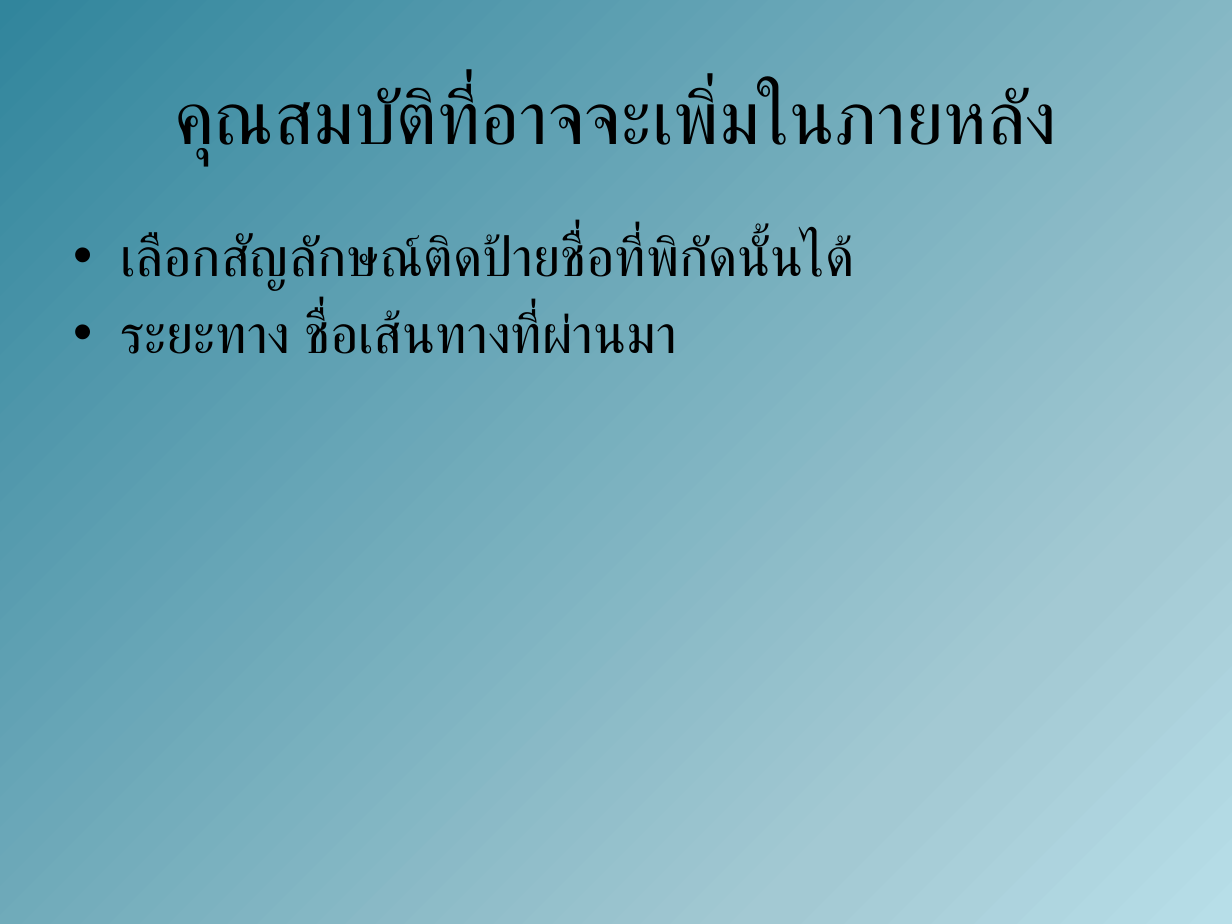
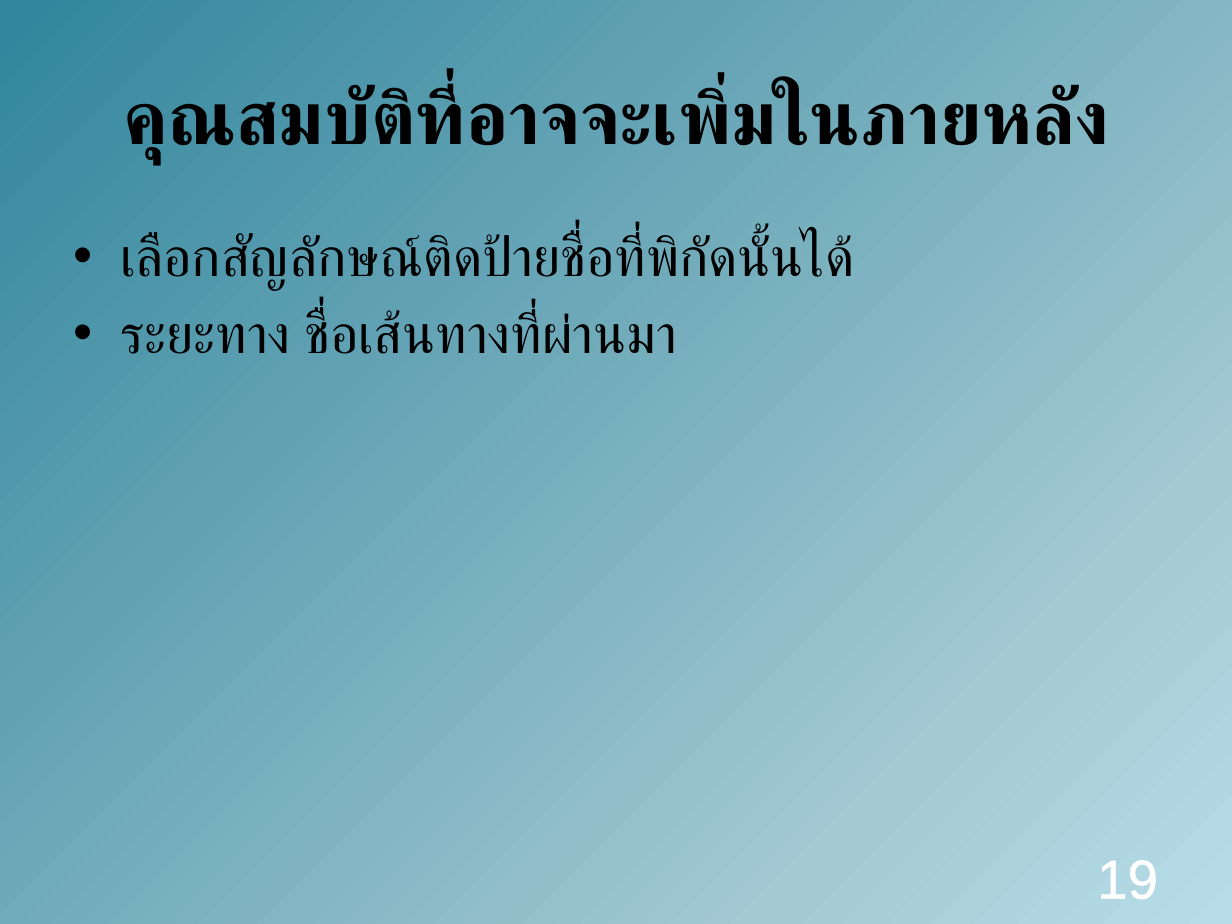
Before and after one commit to amfeelgood/Senior_Project, a slide deck: slide 19 of Doc/ProjectPresentation1.pptx (slide 17 before the commit). Drawn at 1232x924 pixels with LibreOffice and Linux fonts; fonts in the diff are those of the drawing. Boxes give left, top, right and bottom in pixels: in the first picture for what was removed or moved away, otherwise in the second. Text is boxed around its words. In the diff, an @@ line names an element or a change of style, - is before the commit and + after.

```diff
--- a/Doc/ProjectPresentation1.pptx
+++ b/Doc/ProjectPresentation1.pptx
@@ title "คุณสมบัติที่อาจจะเพิ่มในภายหลัง" at (123,85,1109,163): bold on @@
@@ page number added at (1097,860,1158,899), 32 pt, text #FFFFFF @@
+19
```
Also in this commit, not shown: 15 other slides changed, 3 slides added, 1 slide removed.
